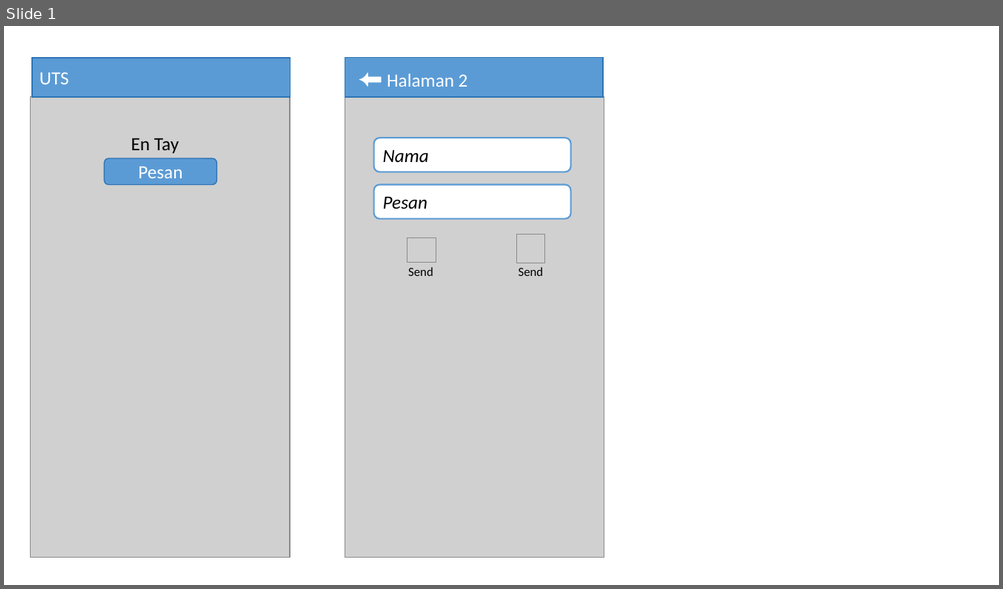
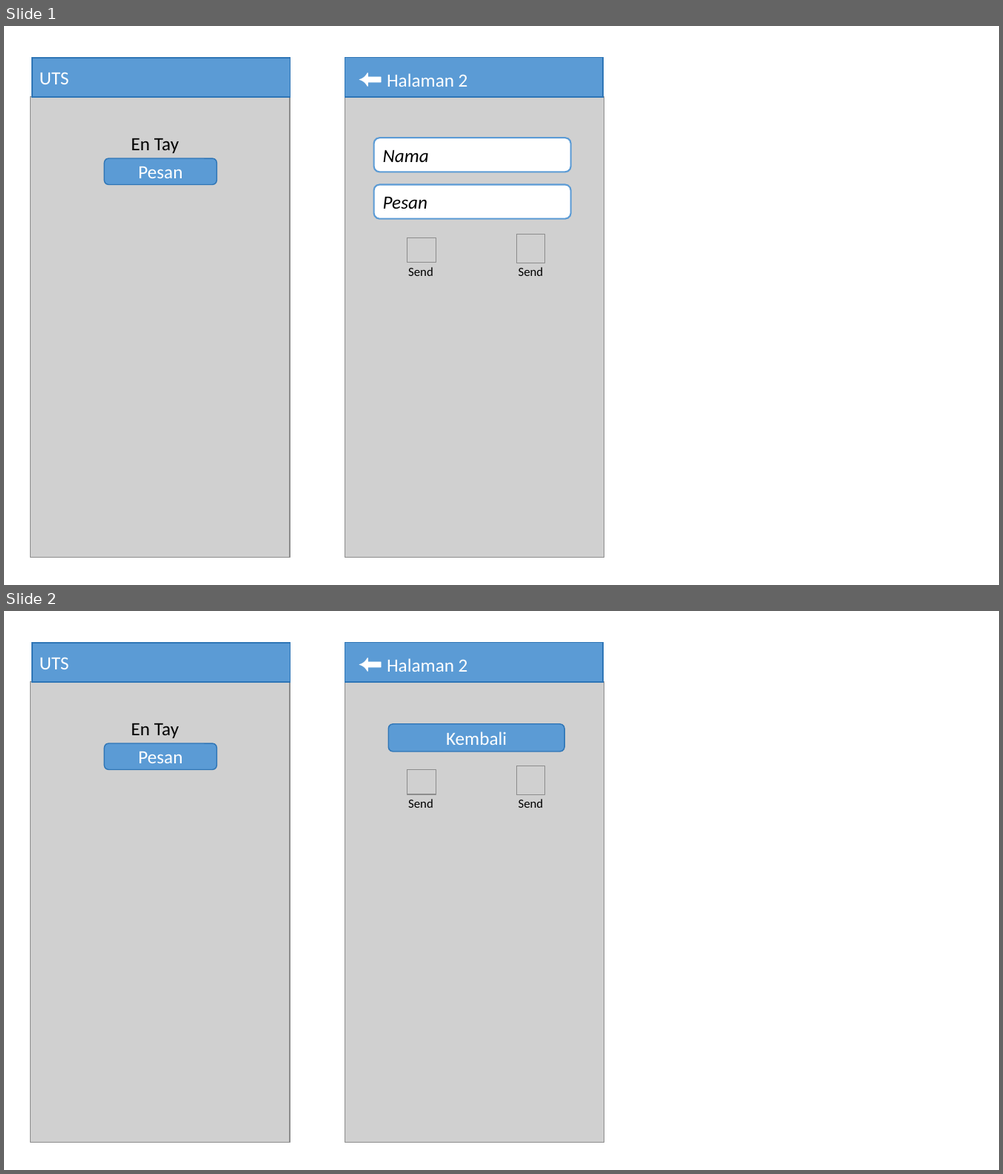
Before and after one commit to Ruang-Belajar/dart-flutter, a slide deck: docs/res/Notes.pptx. Shown one above the other, each under a label of ours: slide 1 before the commit, slides 1 and 2 after it. The pictures are 1003x589 and 1003x1174 pixels, drawn with LibreOffice and Linux fonts; fonts in the diff are those of the drawing; grey boxes stand for pictures. Boxes give left, top, right and bottom in pixels: in the first picture for what was removed or moved away, otherwise in the second. Text is boxed around its words. In the diff, an @@ line names an element or a change of style, - is before the commit and + after.

```diff
--- a/docs/res/Notes.pptx
+++ b/docs/res/Notes.pptx
@@ slide 2 added at (4,611,999,1170), background #FFFFFF @@
@@ rectangle added at (32,642,290,682), fill #5B9BD5, outline #2E75B6 1 pt, 18 pt, text #FFFFFF @@
+UTS
@@ rectangle added at (345,642,603,682), fill #5B9BD5, outline #2E75B6 1 pt, 18 pt, text #FFFFFF @@
+⬅ Halaman 2
@@ picture added at (30,682,290,1143) @@
@@ picture added at (345,682,605,1143) @@
@@ rounded rectangle added at (104,743,216,770), fill #5B9BD5, outline #2E75B6 1 pt, 18 pt, text #FFFFFF @@
+Pesan
@@ text added at (131,723,179,738), 18 pt, text #000000 @@
+En Tay
@@ rounded rectangle added at (388,724,564,752), fill #5B9BD5, outline #2E75B6 1 pt, 18 pt, text #FFFFFF @@
+Kembali
@@ picture added at (407,770,436,795) @@
@@ picture added at (518,766,545,795) @@
@@ text added at (408,799,433,808), 12 pt, text #000000 @@
+Send
@@ text added at (518,799,543,808), 12 pt, text #000000 @@
+Send
```
Also in this commit, not shown: 4 other files.
